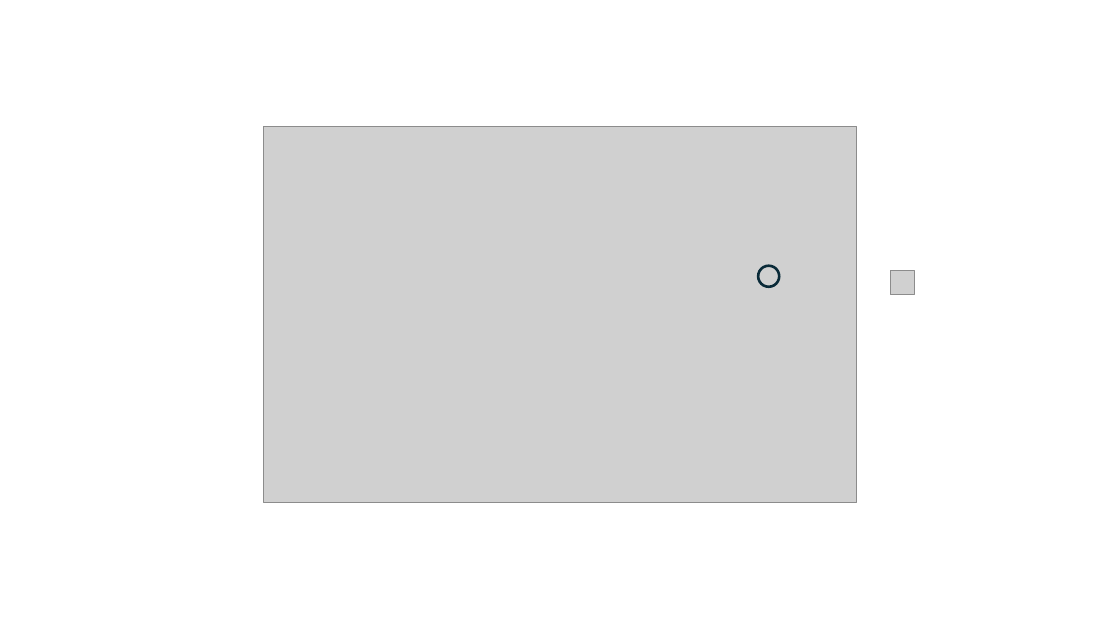
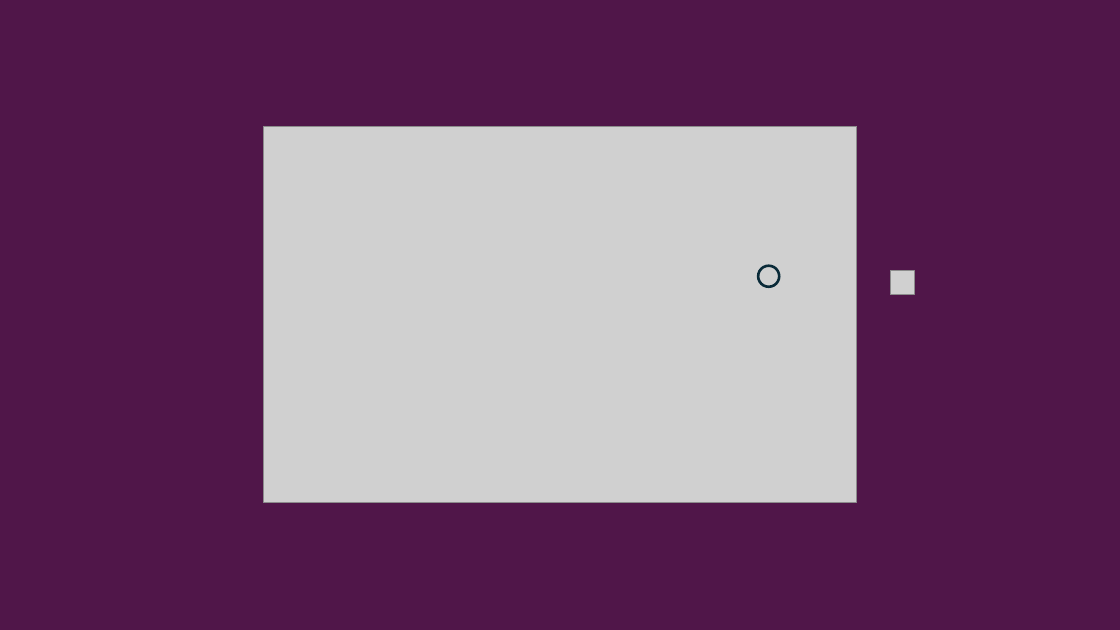
Before and after one commit to ShrutiSabbanii/VRHorror, a slide deck: slide 19 of SRS.pptx. Drawn at 1120x630 pixels with LibreOffice and Linux fonts; fonts in the diff are those of the drawing; grey boxes stand for pictures. Boxes give left, top, right and bottom in pixels: in the first picture for what was removed or moved away, otherwise in the second. Text is boxed around its words. In the diff, an @@ line names an element or a change of style, - is before the commit and + after.

```diff
--- a/SRS.pptx
+++ b/SRS.pptx
@@ background #FFFFFF to #501649 @@
```
Also in this commit, not shown: 5 slides added, 1 slide removed.
